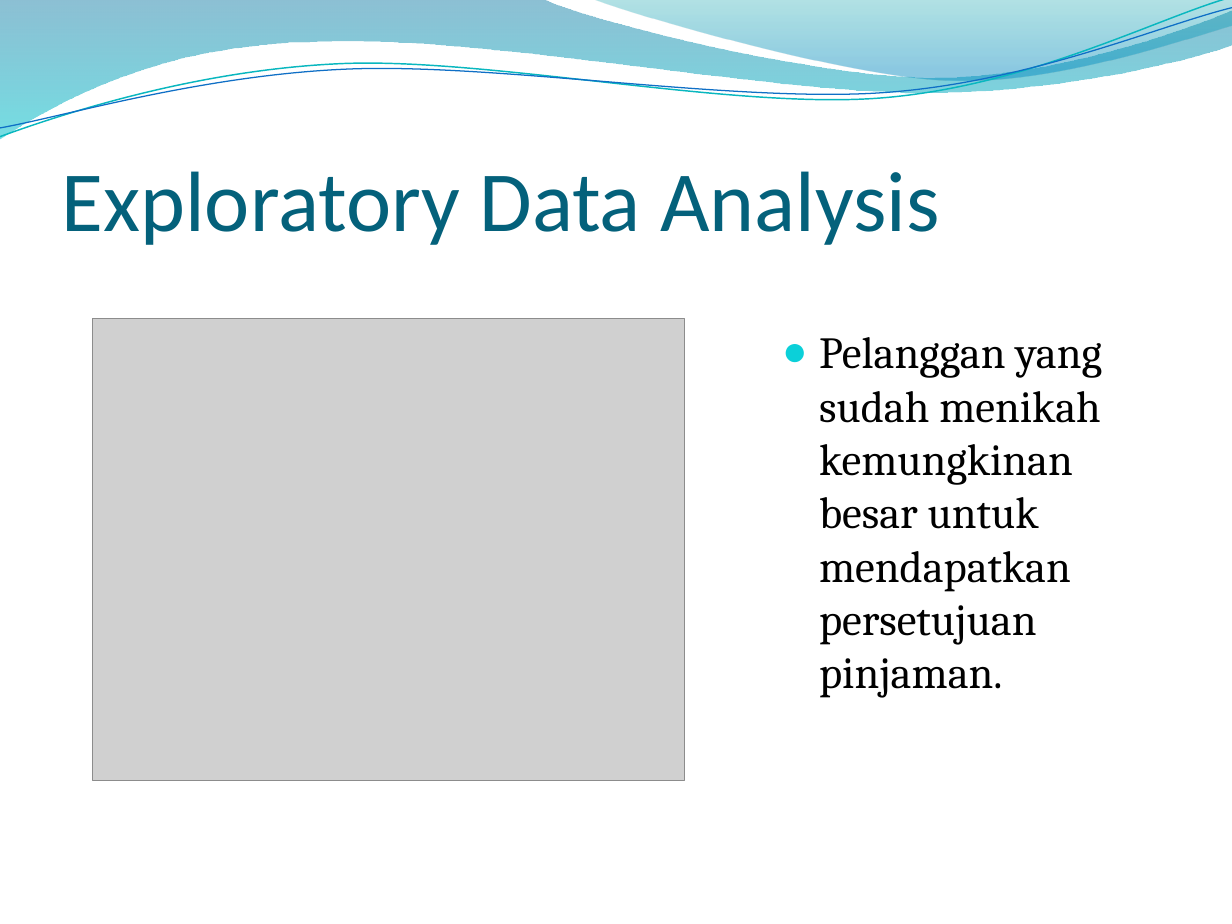
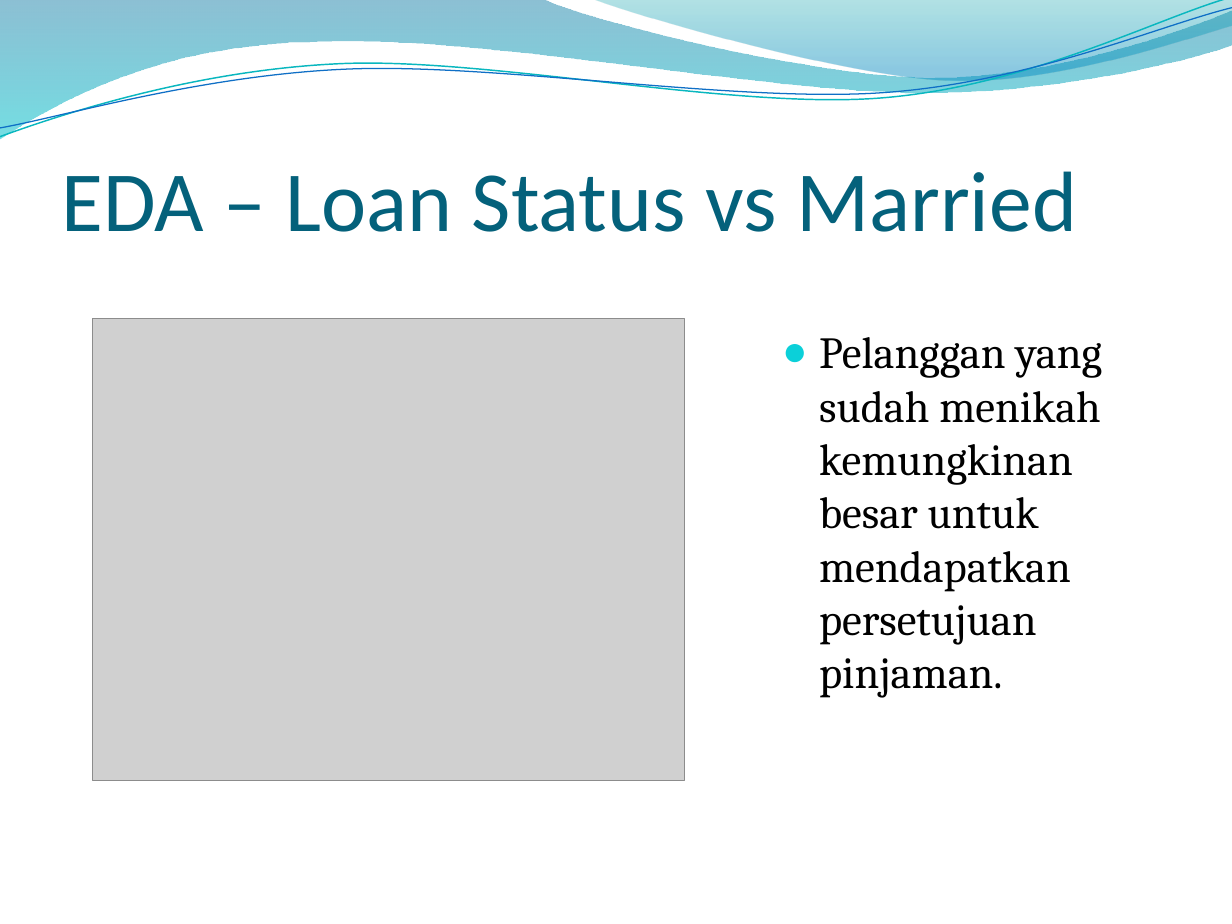
Before and after one commit to williambfi/machine-learning-assignment, a slide deck: slide 9 of Final Project House Loan Prediction/HOUSE LOAN PREDICTION.pptx. Drawn at 1232x924 pixels with LibreOffice and Linux fonts; fonts in the diff are those of the drawing; grey boxes stand for pictures; background and template pictures are left out. Boxes give left, top, right and bottom in pixels: in the first picture for what was removed or moved away, otherwise in the second. Text is boxed around its words. In the diff, an @@ line names an element or a change of style, - is before the commit and + after.

```diff
--- a/Final Project House Loan Prediction/HOUSE LOAN PREDICTION.pptx
+++ b/Final Project House Loan Prediction/HOUSE LOAN PREDICTION.pptx
@@ title at [62, 171, 1077, 232]: text changed @@
-Exploratory Data Analysis
+EDA – Loan Status vs Married
```
Also in this commit, not shown: 13 other slides changed.
